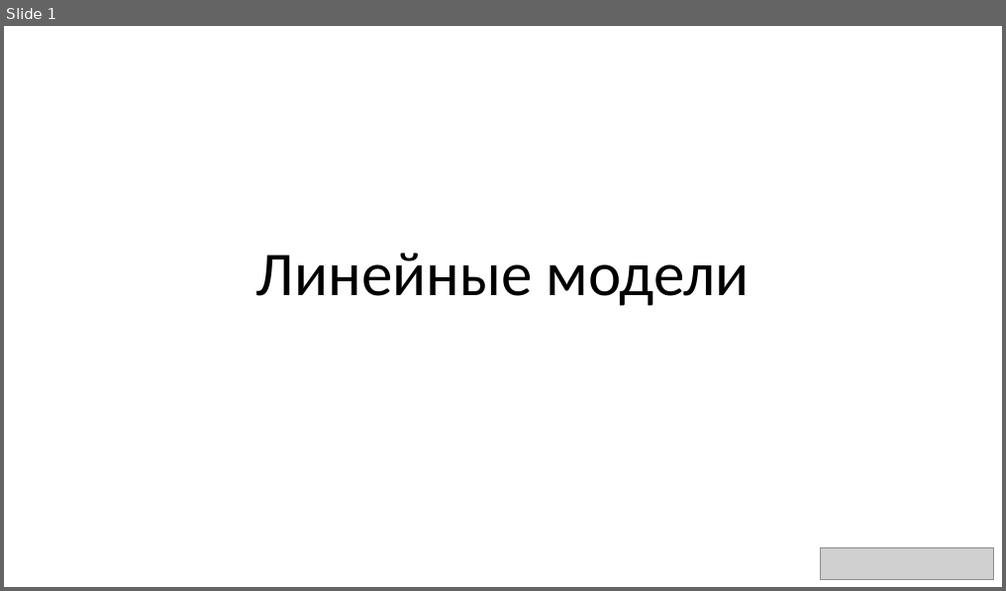
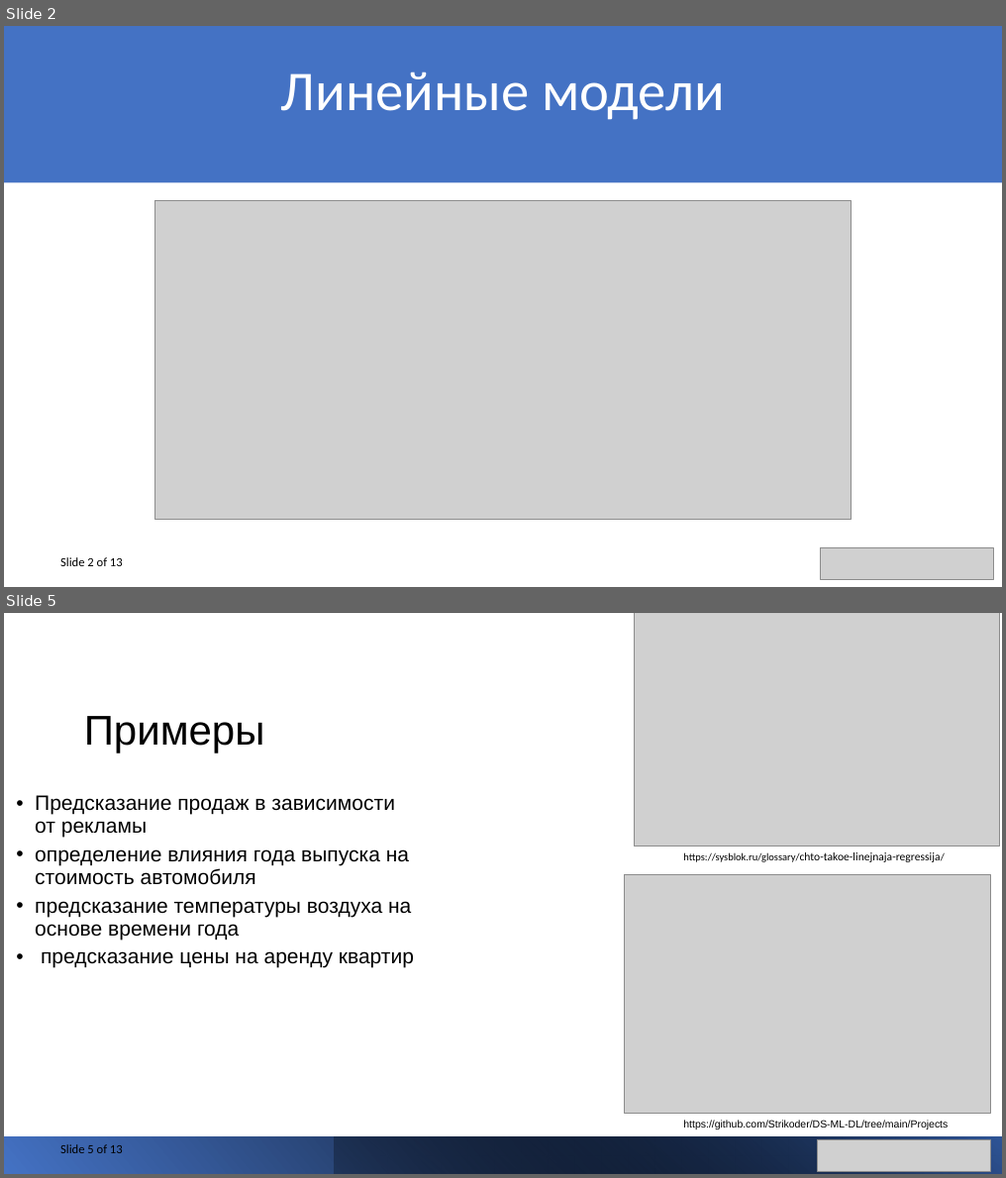
Before and after one commit to Strikoder/Mathmode_UNI_, a slide deck: presentation/Linear models.pptx. Shown one above the other, each under a label of ours: slide 1 before the commit, slides 2 and 5 after it; the slides between them are not shown. The pictures are 1006x591 and 1006x1178 pixels, drawn with LibreOffice and Linux fonts; fonts in the diff are those of the drawing; grey boxes stand for pictures. Boxes give left, top, right and bottom in pixels: in the first picture for what was removed or moved away, otherwise in the second. Text is boxed around its words. In the diff, an @@ line names an element or a change of style, - is before the commit and + after.

```diff
--- a/presentation/Linear models.pptx
+++ b/presentation/Linear models.pptx
@@ slide 5 added at [4, 613, 1002, 1174], background #FFFFFF @@
@@ picture added at [635, 613, 1000, 846] @@
@@ title added at [84, 716, 265, 754], 40 pt, text #000000 @@
+Примеры
@@ text added at [35, 795, 414, 968], 20 pt, text #000000 @@
+• Предсказание продаж в зависимости от рекламы
+• определение влияния года выпуска на стоимость автомобиля
+• предсказание температуры воздуха на основе времени года
+• предсказание цены на аренду квартир
@@ picture added at [625, 874, 991, 1113] @@
@@ text added at [683, 853, 941, 862], 11 pt, text #000000 @@
+https://sysblok.ru/glossary/chto-takoe-linejnaja-regressija/
@@ rectangle added at [4, 1137, 1002, 1174], fill gradient #4472C4 to #000000 @@
@@ text added at [60, 1145, 123, 1154], 12 pt, text #000000 @@
+Slide 5 of 13
@@ rectangle added at [335, 1137, 1002, 1174], fill gradient #000000 to #2F5597 @@
@@ text added at [683, 1120, 947, 1130], 10 pt, text #000000 @@
+https://github.com/Strikoder/DS-ML-DL/tree/main/Projects
@@ picture added at [817, 1140, 991, 1171] @@
@@ what was slide 1 is now slide 2 @@
@@ slide 2 changed as well @@
@@ rectangle added at [4, 26, 1002, 182], fill #4472C4 @@
@@ title "Линейные модели": place and size @@
-title "Линейные модели" at [256, 253, 749, 306]
+title "Линейные модели" at [281, 72, 725, 120]
@@ title "Линейные модели" at [281, 72, 725, 120]: size 60 to 54 pt, text colour #000000 to #FFFFFF @@
@@ picture added at [155, 201, 851, 520] @@
@@ text added at [60, 558, 123, 567], 12 pt, text #000000 @@
+Slide 2 of 13
```
Also in this commit, not shown: 11 other slides added, 19 slides removed, 4 other files.
